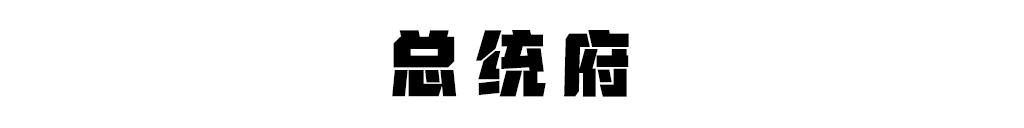
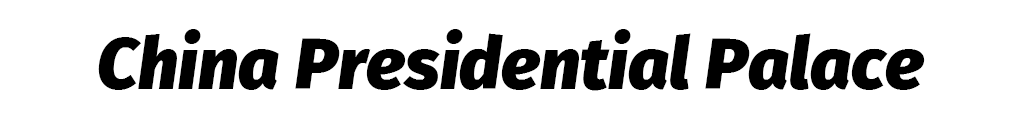
Layered file, before and after one edit (1024 × 128). Changes by layer:
renamed "总统府" to "China Presidential Palace", painted on it over [98, 29, 925, 97]
